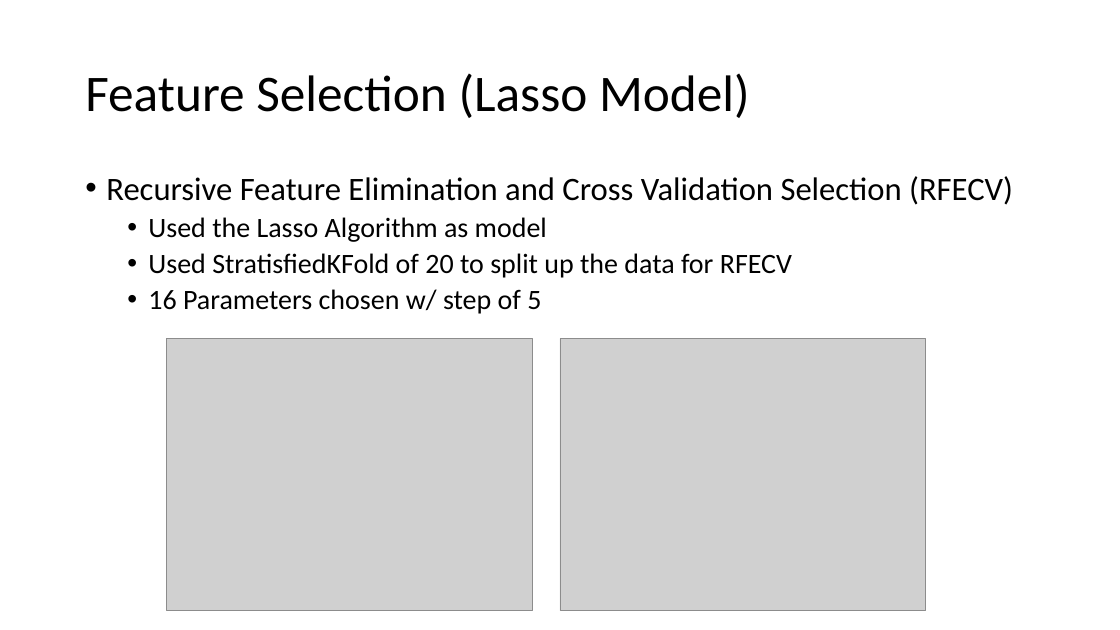
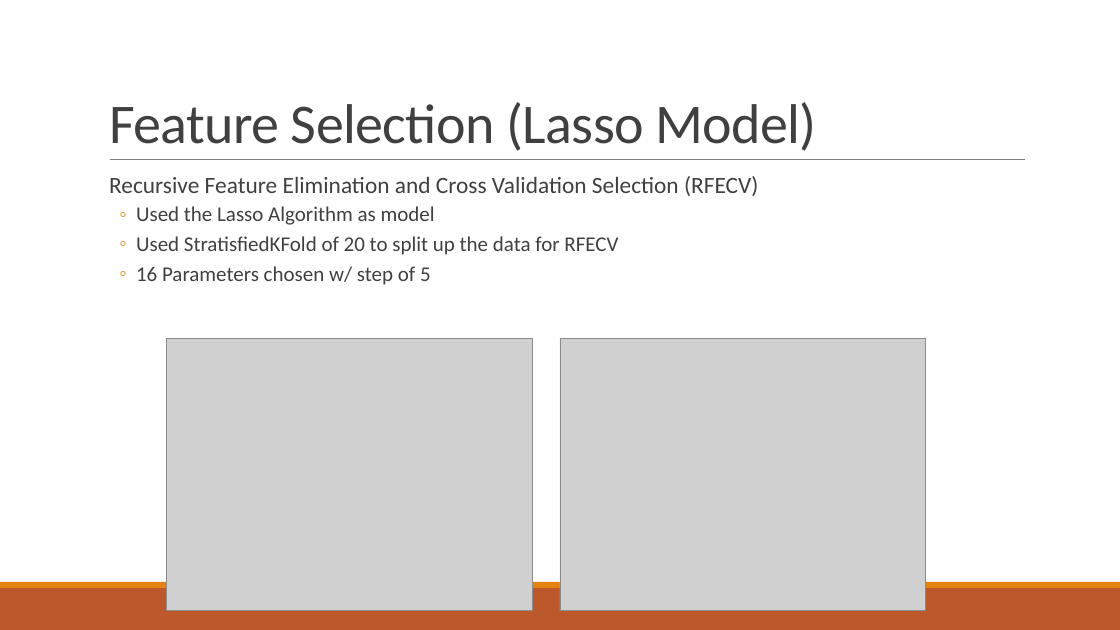
Before and after one commit to suong4554/Machine-Learning-Poly-U, a slide deck: slide 8 of Presentation.pptx. Drawn at 1120x630 pixels with LibreOffice and Linux fonts; fonts in the diff are those of the drawing; grey boxes stand for pictures. Boxes give left, top, right and bottom in pixels: in the first picture for what was removed or moved away, otherwise in the second. Text is boxed around its words. In the diff, an @@ line names an element or a change of style, - is before the commit and + after.

```diff
--- a/Presentation.pptx
+++ b/Presentation.pptx
@@ title "Feature Selection (Lasso Model)": place and size @@
-title "Feature Selection (Lasso Model)" at [85, 73, 750, 118]
+title "Feature Selection (Lasso Model)" at [109, 102, 816, 151]
@@ title "Feature Selection (Lasso Model)" at [109, 102, 816, 151]: size 44 to 48 pt, text colour #000000 to #404040, letter spacing 0 to -0.5 pt; line spacing 0.9 to 0.85; vertical alignment middle to bottom @@
@@ text "Recursive Feature Elimination and Cross ..." at [109, 176, 758, 285]: size 28 to 20 pt in "Recursive Feature Elimination and Cross Validation Selection ..."; text colour #000000 to #404040; size 24 to 18 pt in "Used the Lasso Algorithm as model", "Used StratisfiedKFold of 20 to split up ...", "16 Parameters chosen w/ step of 5"; bullet • to  ; more space between paragraphs; bullet • to ◦ @@
@@ line added from (110, 160) to (1026, 160), #808080 0.5 pt @@
@@ rectangle added at [0, 588, 1120, 630], fill #BD582C @@
@@ rectangle added at [0, 582, 1120, 588], fill #E48312 @@
```
Also in this commit, not shown: 12 other slides changed.
